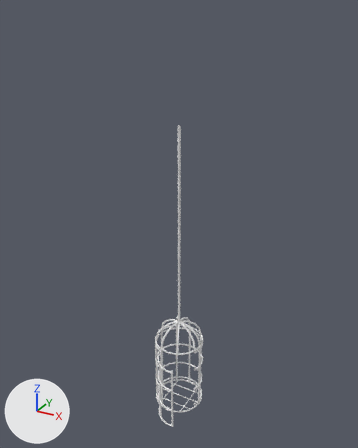
Two versions of the FBX model Assets/Models/CreatureCamp/Models/PrisonOpen.fbx, one commit apart.
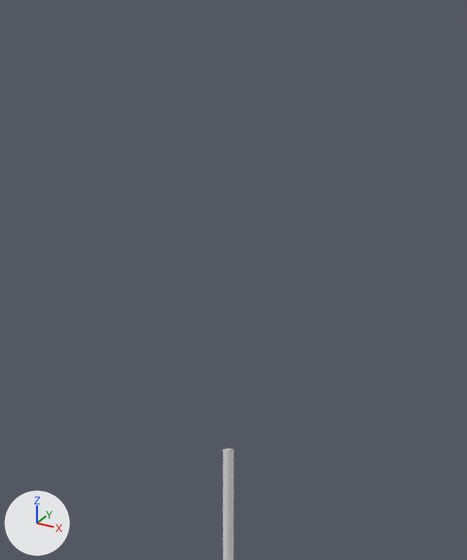
The first picture shows the older version from a 50 mm camera at (0.253, -0.461, 0.484) aimed at (0.001, -0.002, 0.255). The close-ups show both versions on the part from 32% to 69% of the width and 0% to 35% of the height of that picture; other places that the commit changed are outside them. The axes (+X, +Y, +Z) are drawn at lower left. The lights are the same throughout. Materials are left out; every surface is plain grey. Where no turn or scale is listed for an object, it has been applied to the vertices.

Objects in the first close-up: 'Door_Static'.
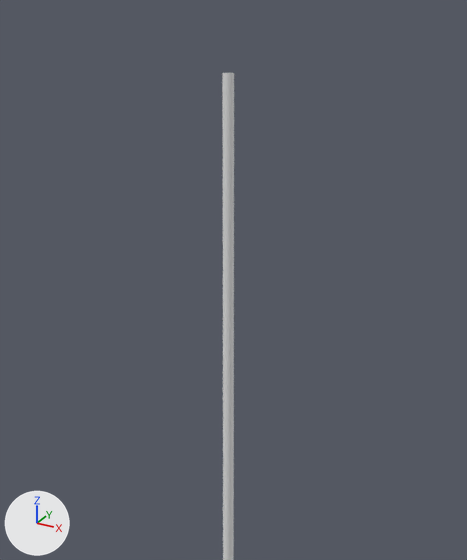
Changed parts and their boxes [x1, y1, x2, y2] in the close-ups (467 x 560 px):
'Door_Static', reshaped: before [223, 448, 234, 560]; after [222, 73, 234, 560]

The change, as a diff of the scene's bpy script:
```diff
--- a/Assets/Models/CreatureCamp/Models/PrisonOpen.fbx.py
+++ b/Assets/Models/CreatureCamp/Models/PrisonOpen.fbx.py
@@ me_mesh @@
 # used by ob_door_static; location = (0.0, 0.0, 0.1835)
 # verts and faces of me_mesh; kept vertices keep their numbers, new ones are numbered from 2695
 # before: 681 (0.001, 0.001, 0.185) at pixel (233, 449), 682 (0.001, 0.001, 0.185) at pixel (232, 448), 683 (0.0, 0.002, 0.185) at pixel (230, 448), 684 (-0.001, 0.001, 0.185) at pixel (228, 448), 685 (-0.001, 0.001, 0.185) at pixel (225, 448)
 # before: 686 (-0.002, 0.0, 0.185) at pixel (223, 448), 687 (-0.001, -0.001, 0.185) at pixel (222, 449), 688 (-0.001, -0.001, 0.185) at pixel (223, 449), 689 (0.0, -0.002, 0.185) at pixel (225, 450), 690 (0.001, -0.001, 0.185) at pixel (228, 450)
 # before: 691 (0.001, -0.001, 0.185) at pixel (231, 450), 692 (0.002, 0.0, 0.185) at pixel (233, 449), 693 (0.0, 0.0, 0.185) at pixel (228, 449)
-me_mesh.from_pydata(...)  # 2695 vertices, 2713 faces; spans x -0.032..0.032, y -0.032..0.032, z -0.185..0.185
+me_mesh.from_pydata(...)  # 2646 vertices, 2609 faces; spans x -0.032..0.032, y -0.032..0.032, z -0.185..0.288
+# me_mesh part 1
+for i in [*range(681, 694)]: verts[i] += (0.0, 0.0, 0.103)
```
